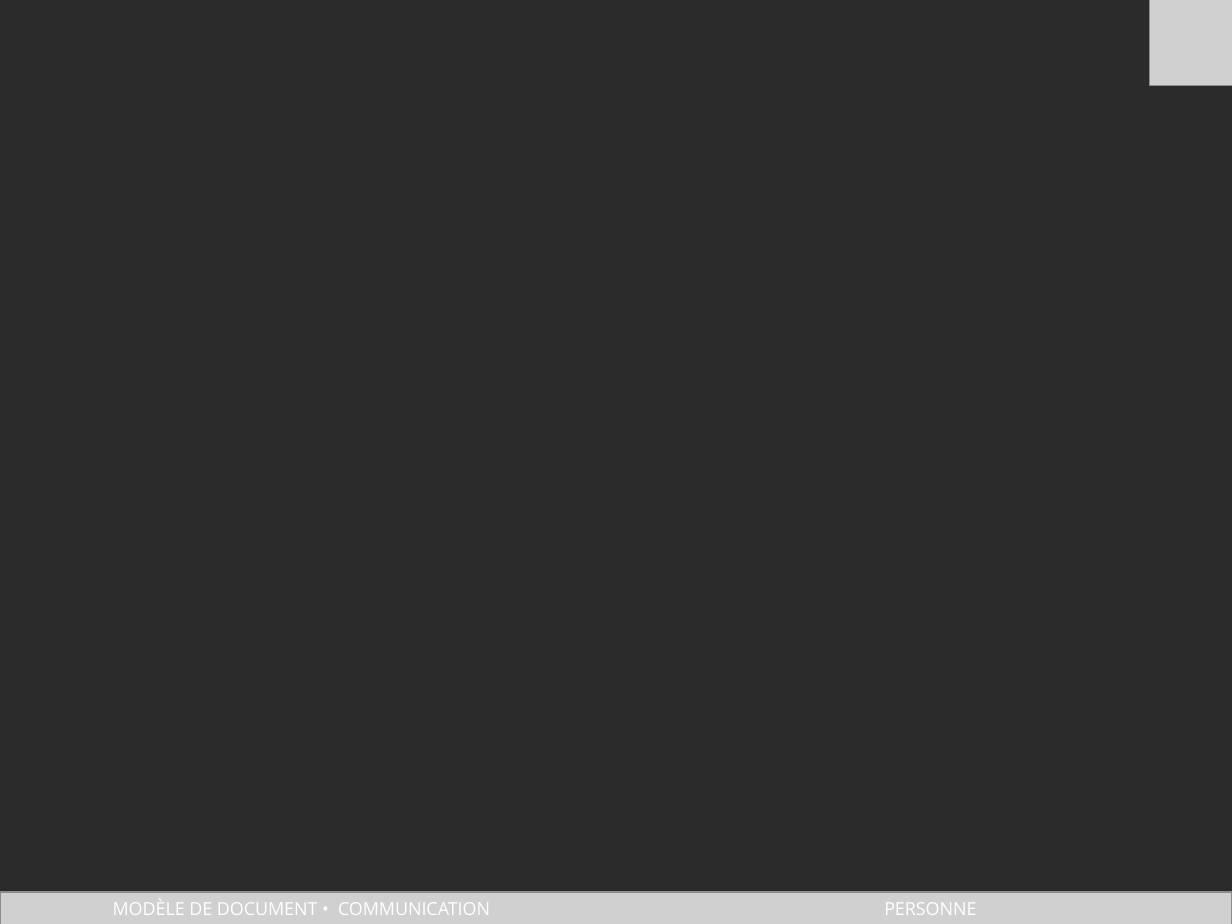
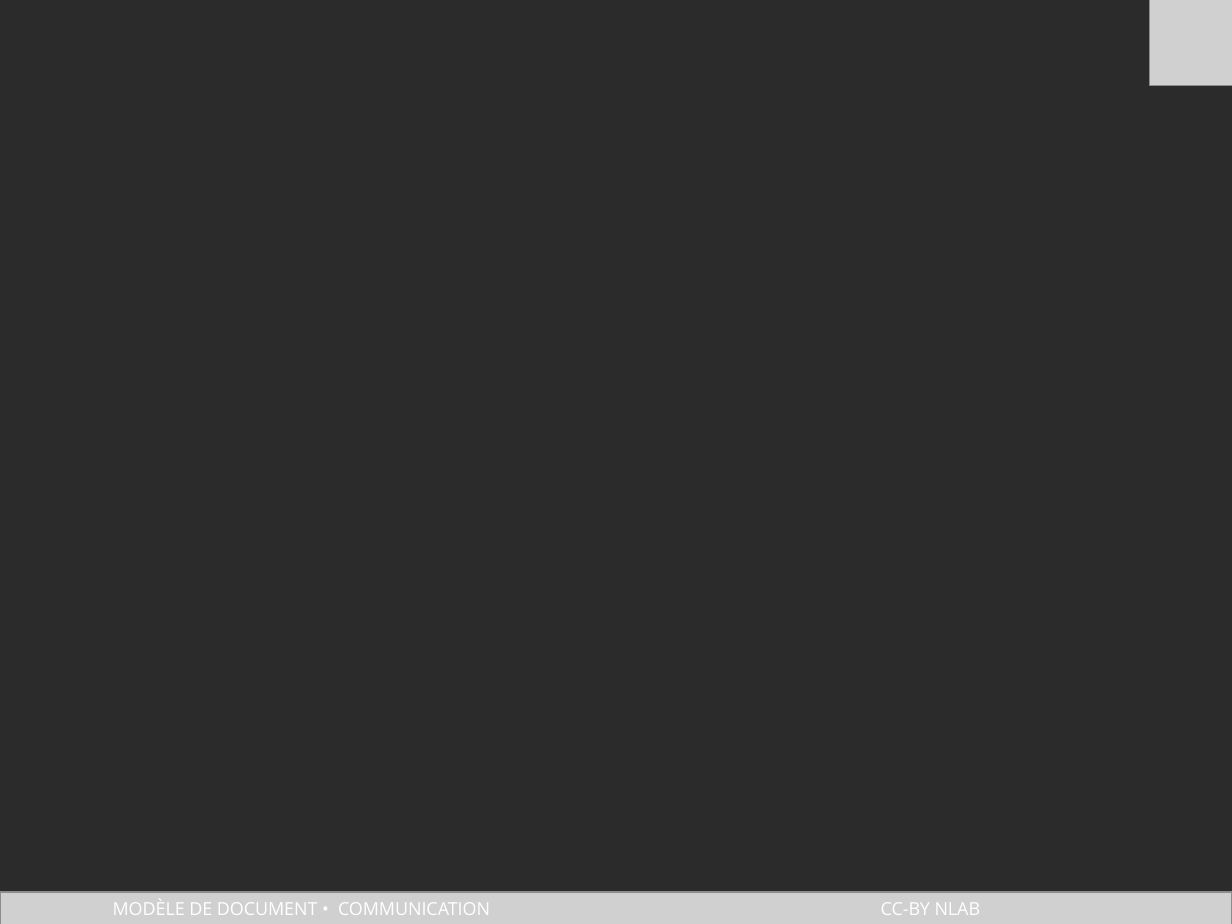
Before and after one commit to InnovMetierEtat/innovmetieretat.github.io, a slide deck: slide 1 of files/2.modèles/documentation/STORY CANVAS.pptx. Drawn at 1232x924 pixels with LibreOffice and Linux fonts; fonts in the diff are those of the drawing; grey boxes stand for pictures; background and template pictures are left out; a plain dark background stands for a picture behind light text. Boxes give left, top, right and bottom in pixels: in the first picture for what was removed or moved away, otherwise in the second. Text is boxed around its words. In the diff, an @@ line names an element or a change of style, - is before the commit and + after.

Commit message:
ajout URL

```diff
--- a/files/2.modèles/documentation/STORY CANVAS.pptx
+++ b/files/2.modèles/documentation/STORY CANVAS.pptx
@@ text at [881,902,981,915]: text changed @@
-PERSONNE
+CC-BY NLAB
```
